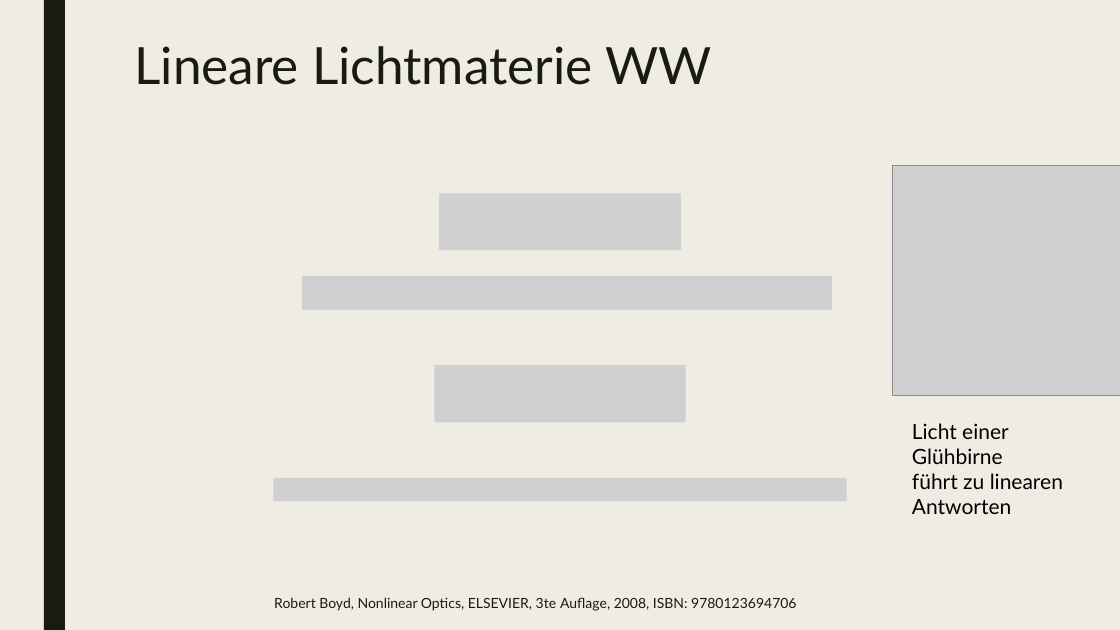
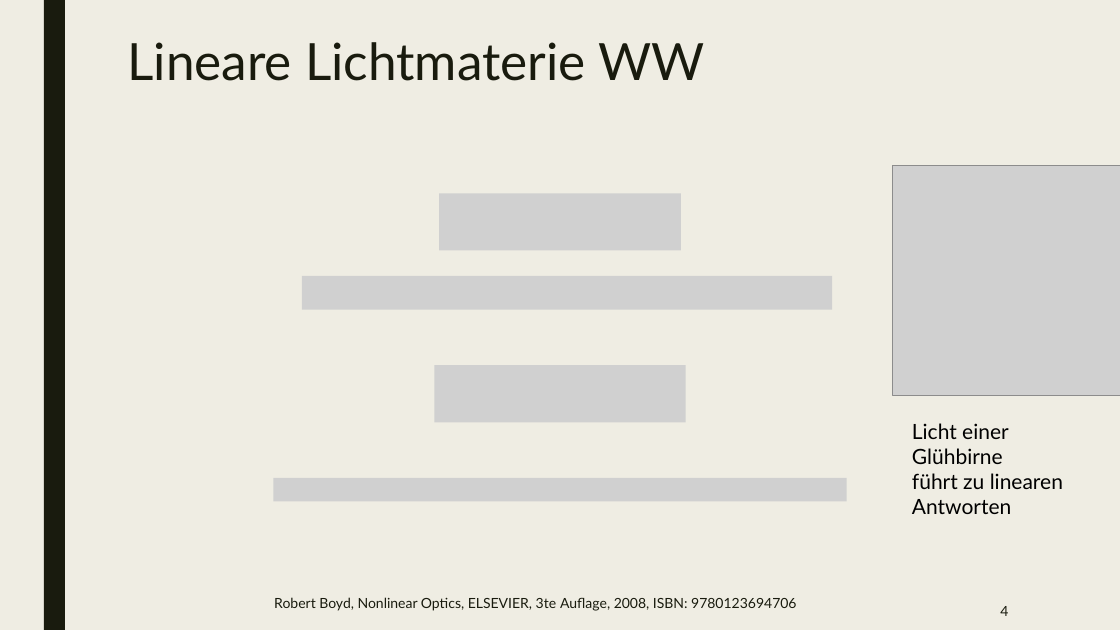
Before and after one commit to beckstev/presentations, a slide deck: slide 4 of nonlinear_optics/non_linear_optics.pptx. Drawn at 1120x630 pixels with LibreOffice and Linux fonts; fonts in the diff are those of the drawing; grey boxes stand for pictures. Boxes give left, top, right and bottom in pixels: in the first picture for what was removed or moved away, otherwise in the second. Text is boxed around its words. In the diff, an @@ line names an element or a change of style, - is before the commit and + after.

```diff
--- a/nonlinear_optics/non_linear_optics.pptx
+++ b/nonlinear_optics/non_linear_optics.pptx
@@ title "Lineare Lichtmaterie WW": place and size @@
-title "Lineare Lichtmaterie WW" at (134, 46, 711, 85)
+title "Lineare Lichtmaterie WW" at (127, 42, 704, 81)
@@ page number added at (1000, 606, 1008, 616), 12 pt, text #191B0E @@
+4
```
Also in this commit, not shown: 6 other slides changed, 21 slides added, 3 slides removed.
